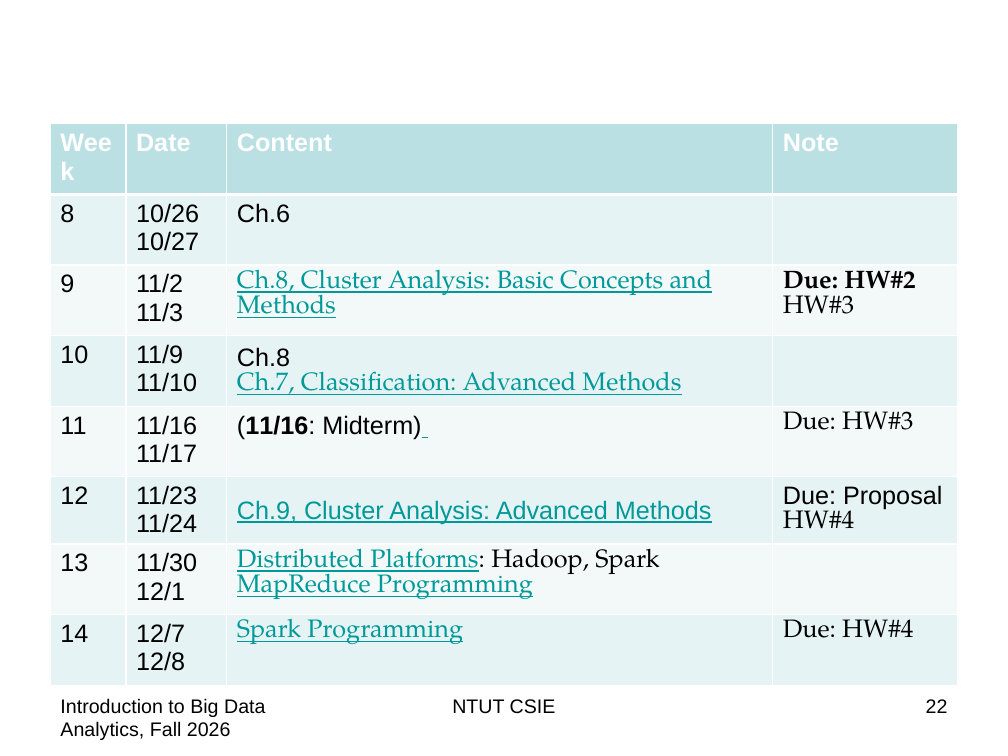
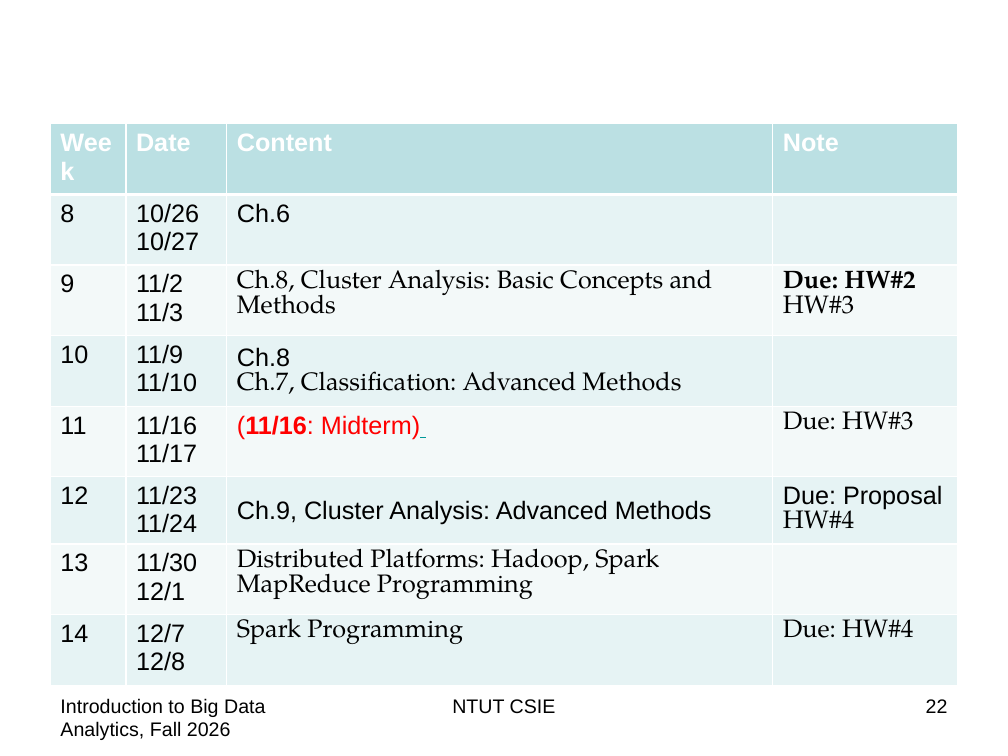
Before and after one commit to chriswjh/chriswjh.github.io, a slide deck: slide 22 of BDA/00-overview.pptx. Drawn at 1008x756 pixels with LibreOffice and Linux fonts; fonts in the diff are those of the drawing. Boxes give left, top, right and bottom in pixels: in the first picture for what was removed or moved away, otherwise in the second. Text is boxed around its words. In the diff, an @@ line names an element or a change of style, - is before the commit and + after.

```diff
--- a/BDA/00-overview.pptx
+++ b/BDA/00-overview.pptx
@@ table at [50,124,958,688] @@
@@ text colour #009999 to #000000, underline off in "Ch.8, Cluster Analysis: Basic Concepts and Methods", "Ch.7, Classification: Advanced Methods", "Ch.9, Cluster Analysis: Advanced Methods", "Distributed Platforms:" and 2 more places @@
@@ text colour #000000 to #FF0000 in "(11/16: Midterm)" @@
```
Also in this commit, not shown: 6 other slides changed, 1 slide added.
